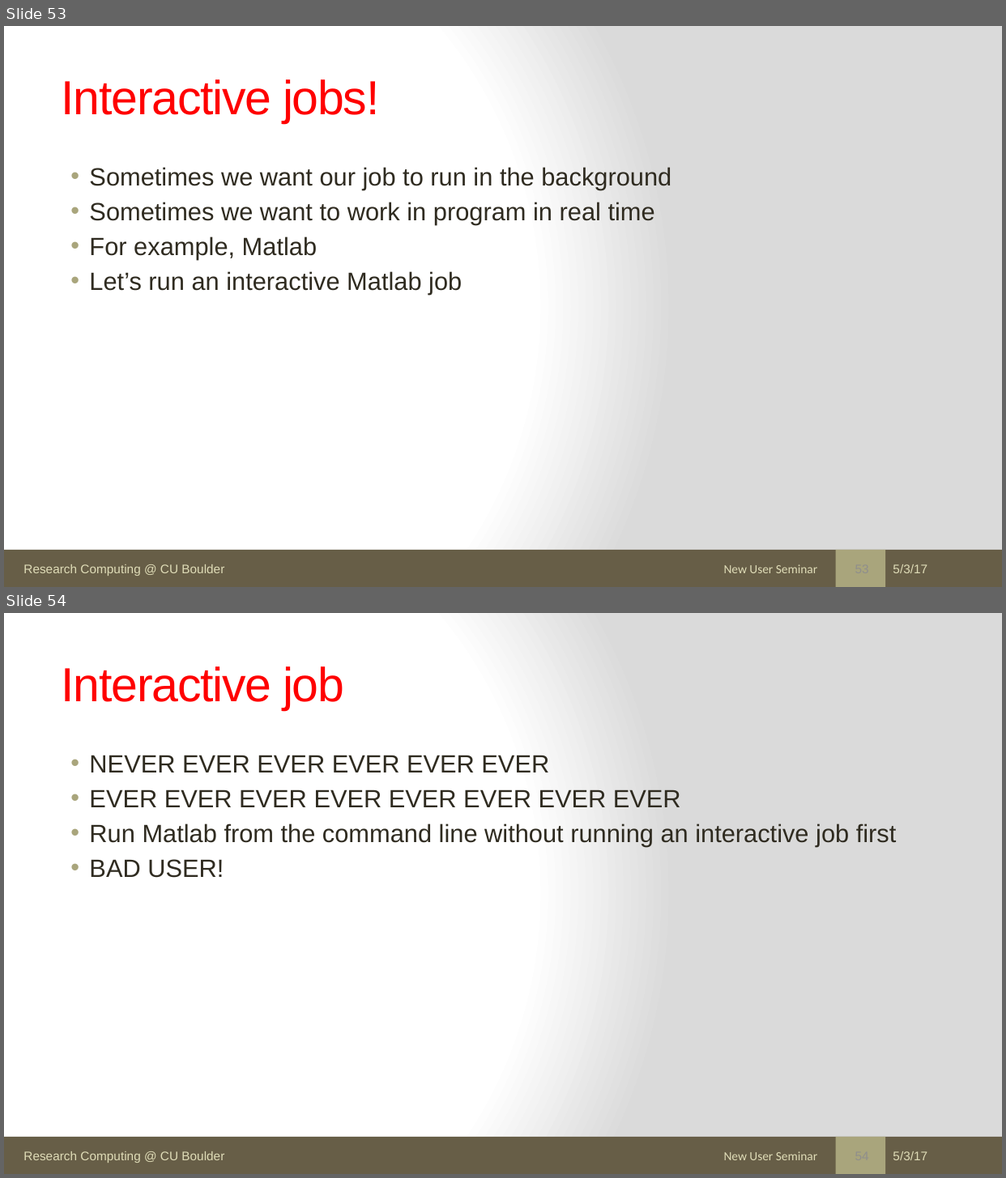
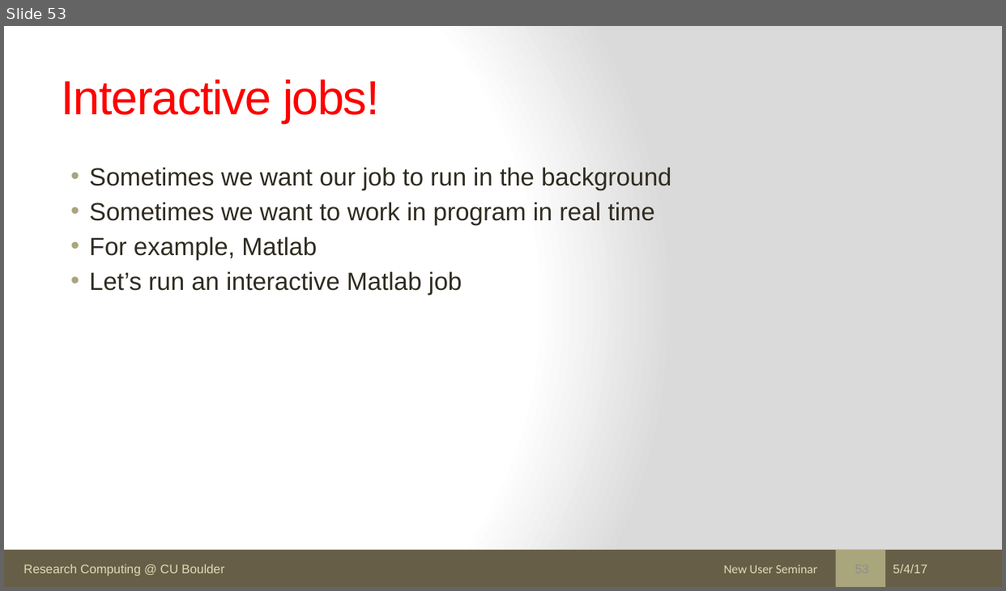
Before and after one commit to ResearchComputing/New_User_Seminar, a slide deck: rc_new_user_seminar_2017.pptx. Shown one above the other, each under a label of ours: slides 53 and 54 before the commit, slide 53 after it. The pictures are 1006x1178 and 1006x591 pixels, drawn with LibreOffice and Linux fonts; fonts in the diff are those of the drawing. Boxes give left, top, right and bottom in pixels: in the first picture for what was removed or moved away, otherwise in the second. Text is boxed around its words. In the diff, an @@ line names an element or a change of style, - is before the commit and + after.

```diff
--- a/rc_new_user_seminar_2017.pptx
+++ b/rc_new_user_seminar_2017.pptx
@@ slide 54 removed at bbox=[4, 613, 1002, 1174], background gradient #FFFFFF to #DADADA; not listed: 3 template elements that a slide beside it also shows @@
@@ title removed at bbox=[62, 666, 344, 710] @@
-Interactive job
@@ text removed at bbox=[89, 755, 897, 878] @@
-• NEVER EVER EVER EVER EVER EVER
-• EVER EVER EVER EVER EVER EVER EVER EVER
-• Run Matlab from the command line without running an interactive job first
-• BAD USER!
@@ text removed at bbox=[724, 1152, 817, 1161] @@
-New User Seminar
@@ text removed at bbox=[893, 1152, 927, 1161] @@
-5/3/17
@@ slide 53 changed as well @@
@@ text at bbox=[893, 565, 927, 574]: text changed @@
-5/3/17
+5/4/17
```
Also in this commit, not shown: 55 other slides changed, 1 other slide removed, 1 other file.
